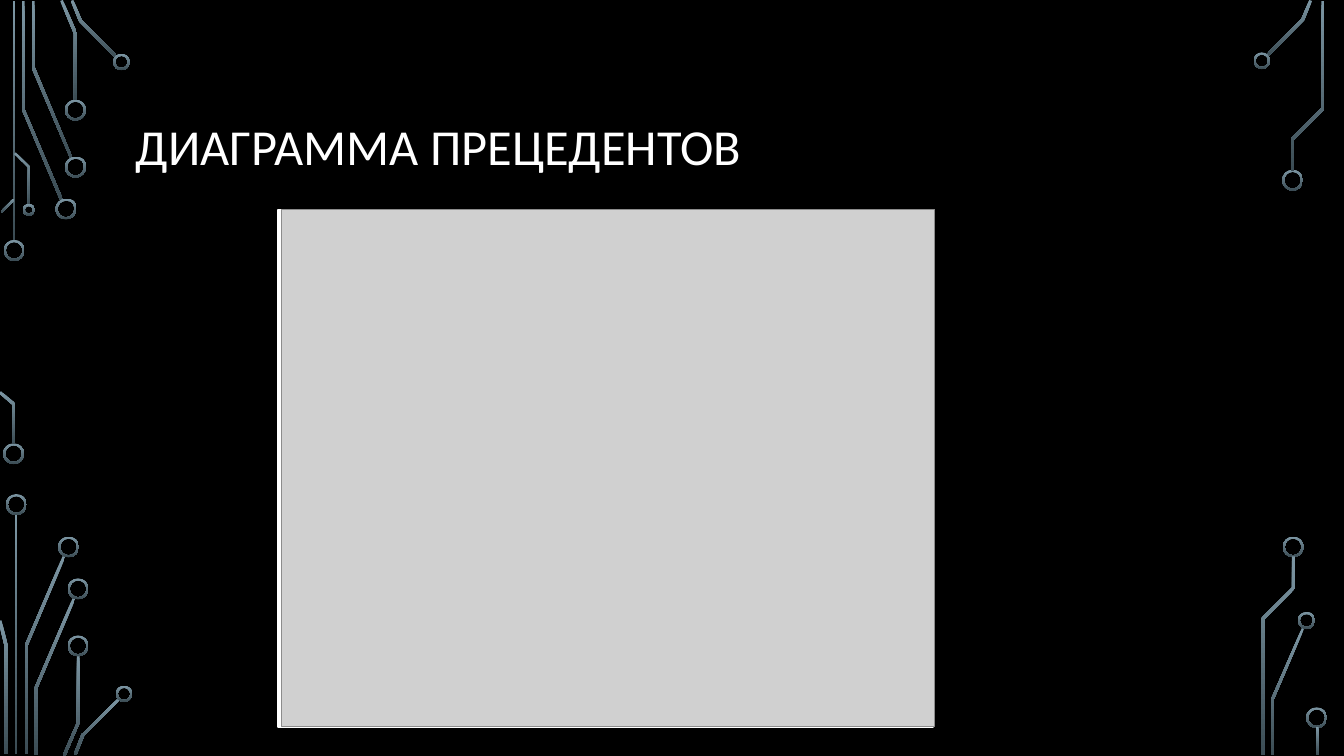
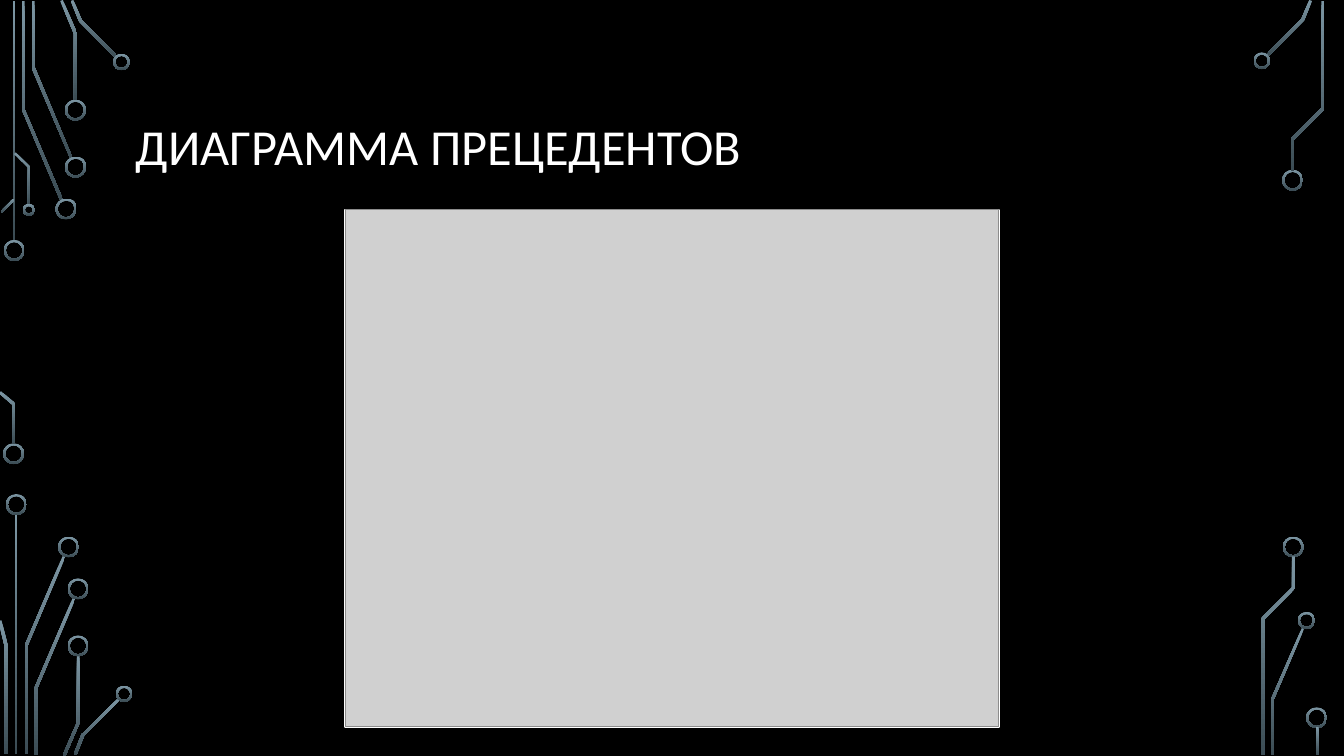
Before and after one commit to amphyzale/Distributed-Software-Systems, a slide deck: slide 9 of Course-Project/Car Crash Today End.pptx (slide 8 before the commit). Drawn at 1344x756 pixels with LibreOffice and Linux fonts; fonts in the diff are those of the drawing; grey boxes stand for pictures; background and template pictures are left out. Boxes give left, top, right and bottom in pixels: in the first picture for what was removed or moved away, otherwise in the second. Text is boxed around its words. In the diff, an @@ line names an element or a change of style, - is before the commit and + after.

```diff
--- a/Course-Project/Car Crash Today End.pptx
+++ b/Course-Project/Car Crash Today End.pptx
@@ rectangle: place and size @@
-rectangle at (278, 210, 933, 727)
+rectangle at (345, 210, 999, 727)
@@ picture: place and size @@
-picture at (281, 210, 935, 726)
+picture at (346, 210, 999, 726)
```
Also in this commit, not shown: 6 other slides changed, 1 slide added, 1 slide removed, 3 other files.
